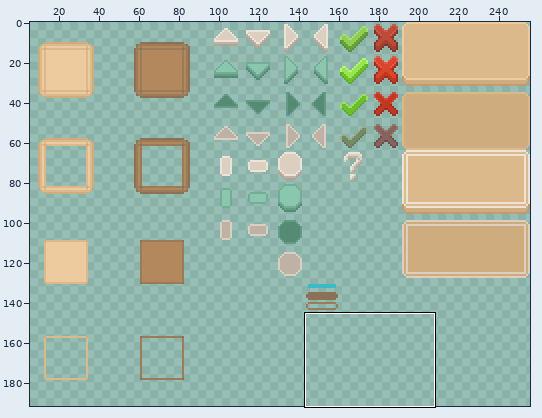
A sprite sheet gets an edit: assets/ui/menuUI.png. Above, an overview of the earlier version with the close-up marked.
Close-up. Before:
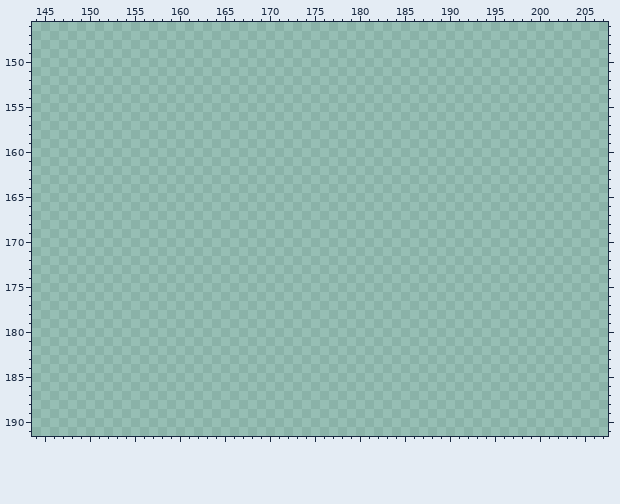
The file is 256x192 pixels. Colours within 5 levels of each other are drawn and written as one. Shown: x 144..207, y 146..191. The wide view leaves out empty margins.
Palette (. is transparent): 
Pixels before (only the part around the change), first column x 144:
146 ................................................................
147 ................................................................
148 ................................................................
149 ................................................................
150 ................................................................
151 ................................................................
152 ................................................................
153 ................................................................
154 ................................................................
155 ................................................................
156 ................................................................
157 ................................................................
158 ................................................................
159 ................................................................
160 ................................................................
161 ................................................................
162 ................................................................
163 ................................................................
164 ................................................................
165 ................................................................
166 ................................................................
167 ................................................................
168 ................................................................
169 ................................................................
170 ................................................................
171 ................................................................
172 ................................................................
173 ................................................................
174 ................................................................
175 ................................................................
176 ................................................................
177 ................................................................
178 ................................................................
179 ................................................................
180 ................................................................
181 ................................................................
182 ................................................................
183 ................................................................
184 ................................................................
185 ................................................................
186 ................................................................
187 ................................................................
188 ................................................................
189 ................................................................
190 ................................................................
191 ................................................................
New version:
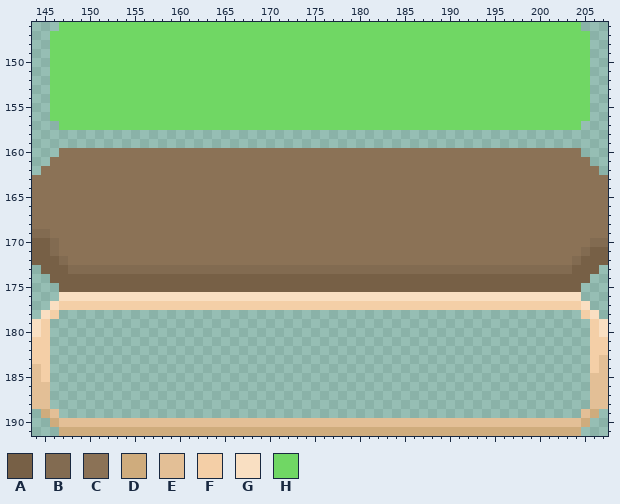
Colours new in this view: A #776046  B #826b51  C #8b7256  D #cfac7d  E #e3bf96  F #f4cfa7  G #f9dfc2  H #70d764
From old to new:
Changed rows in their new state; - is an unchanged pixel.
first column x 144:
146 ---HHHHHHHHHHHHHHHHHHHHHHHHHHHHHHHHHHHHHHHHHHHHHHHHHHHHHHHHHH---
147 --HHHHHHHHHHHHHHHHHHHHHHHHHHHHHHHHHHHHHHHHHHHHHHHHHHHHHHHHHHHH--
148 --HHHHHHHHHHHHHHHHHHHHHHHHHHHHHHHHHHHHHHHHHHHHHHHHHHHHHHHHHHHH--
149 --HHHHHHHHHHHHHHHHHHHHHHHHHHHHHHHHHHHHHHHHHHHHHHHHHHHHHHHHHHHH--
150 --HHHHHHHHHHHHHHHHHHHHHHHHHHHHHHHHHHHHHHHHHHHHHHHHHHHHHHHHHHHH--
151 --HHHHHHHHHHHHHHHHHHHHHHHHHHHHHHHHHHHHHHHHHHHHHHHHHHHHHHHHHHHH--
152 --HHHHHHHHHHHHHHHHHHHHHHHHHHHHHHHHHHHHHHHHHHHHHHHHHHHHHHHHHHHH--
153 --HHHHHHHHHHHHHHHHHHHHHHHHHHHHHHHHHHHHHHHHHHHHHHHHHHHHHHHHHHHH--
154 --HHHHHHHHHHHHHHHHHHHHHHHHHHHHHHHHHHHHHHHHHHHHHHHHHHHHHHHHHHHH--
155 --HHHHHHHHHHHHHHHHHHHHHHHHHHHHHHHHHHHHHHHHHHHHHHHHHHHHHHHHHHHH--
156 --HHHHHHHHHHHHHHHHHHHHHHHHHHHHHHHHHHHHHHHHHHHHHHHHHHHHHHHHHHHH--
157 ---HHHHHHHHHHHHHHHHHHHHHHHHHHHHHHHHHHHHHHHHHHHHHHHHHHHHHHHHHH---
160 ---CCCCCCCCCCCCCCCCCCCCCCCCCCCCCCCCCCCCCCCCCCCCCCCCCCCCCCCCCC---
161 --CCCCCCCCCCCCCCCCCCCCCCCCCCCCCCCCCCCCCCCCCCCCCCCCCCCCCCCCCCCC--
162 -CCCCCCCCCCCCCCCCCCCCCCCCCCCCCCCCCCCCCCCCCCCCCCCCCCCCCCCCCCCCCC-
163 CCCCCCCCCCCCCCCCCCCCCCCCCCCCCCCCCCCCCCCCCCCCCCCCCCCCCCCCCCCCCCCC
164 CCCCCCCCCCCCCCCCCCCCCCCCCCCCCCCCCCCCCCCCCCCCCCCCCCCCCCCCCCCCCCCC
165 CCCCCCCCCCCCCCCCCCCCCCCCCCCCCCCCCCCCCCCCCCCCCCCCCCCCCCCCCCCCCCCC
166 CCCCCCCCCCCCCCCCCCCCCCCCCCCCCCCCCCCCCCCCCCCCCCCCCCCCCCCCCCCCCCCC
167 CCCCCCCCCCCCCCCCCCCCCCCCCCCCCCCCCCCCCCCCCCCCCCCCCCCCCCCCCCCCCCCC
168 CCCCCCCCCCCCCCCCCCCCCCCCCCCCCCCCCCCCCCCCCCCCCCCCCCCCCCCCCCCCCCCC
169 BBCCCCCCCCCCCCCCCCCCCCCCCCCCCCCCCCCCCCCCCCCCCCCCCCCCCCCCCCCCCCCC
170 AABCCCCCCCCCCCCCCCCCCCCCCCCCCCCCCCCCCCCCCCCCCCCCCCCCCCCCCCCCCCBB
171 AABCCCCCCCCCCCCCCCCCCCCCCCCCCCCCCCCCCCCCCCCCCCCCCCCCCCCCCCCCCBAA
172 AAABCCCCCCCCCCCCCCCCCCCCCCCCCCCCCCCCCCCCCCCCCCCCCCCCCCCCCCCCBAAA
173 -AAABBBBBBBBBBBBBBBBBBBBBBBBBBBBBBBBBBBBBBBBBBBBBBBBBBBBBBBBAAA-
174 --AAAAAAAAAAAAAAAAAAAAAAAAAAAAAAAAAAAAAAAAAAAAAAAAAAAAAAAAAAAA--
175 ---AAAAAAAAAAAAAAAAAAAAAAAAAAAAAAAAAAAAAAAAAAAAAAAAAAAAAAAAAA---
176 ---GGGGGGGGGGGGGGGGGGGGGGGGGGGGGGGGGGGGGGGGGGGGGGGGGGGGGGGGGG---
177 --GFFFFFFFFFFFFFFFFFFFFFFFFFFFFFFFFFFFFFFFFFFFFFFFFFFFFFFFFFFG--
178 -GF----------------------------------------------------------FG-
179 GF------------------------------------------------------------FG
180 GF------------------------------------------------------------FG
181 FF------------------------------------------------------------FF
182 FF------------------------------------------------------------FF
183 FF------------------------------------------------------------FE
184 EF------------------------------------------------------------FE
185 EF------------------------------------------------------------EE
186 EE------------------------------------------------------------EE
187 EE------------------------------------------------------------EE
188 EE------------------------------------------------------------EE
189 -DE----------------------------------------------------------ED-
190 --DEEEEEEEEEEEEEEEEEEEEEEEEEEEEEEEEEEEEEEEEEEEEEEEEEEEEEEEEEED--
191 ---DDDDDDDDDDDDDDDDDDDDDDDDDDDDDDDDDDDDDDDDDDDDDDDDDDDDDDDDDD---
